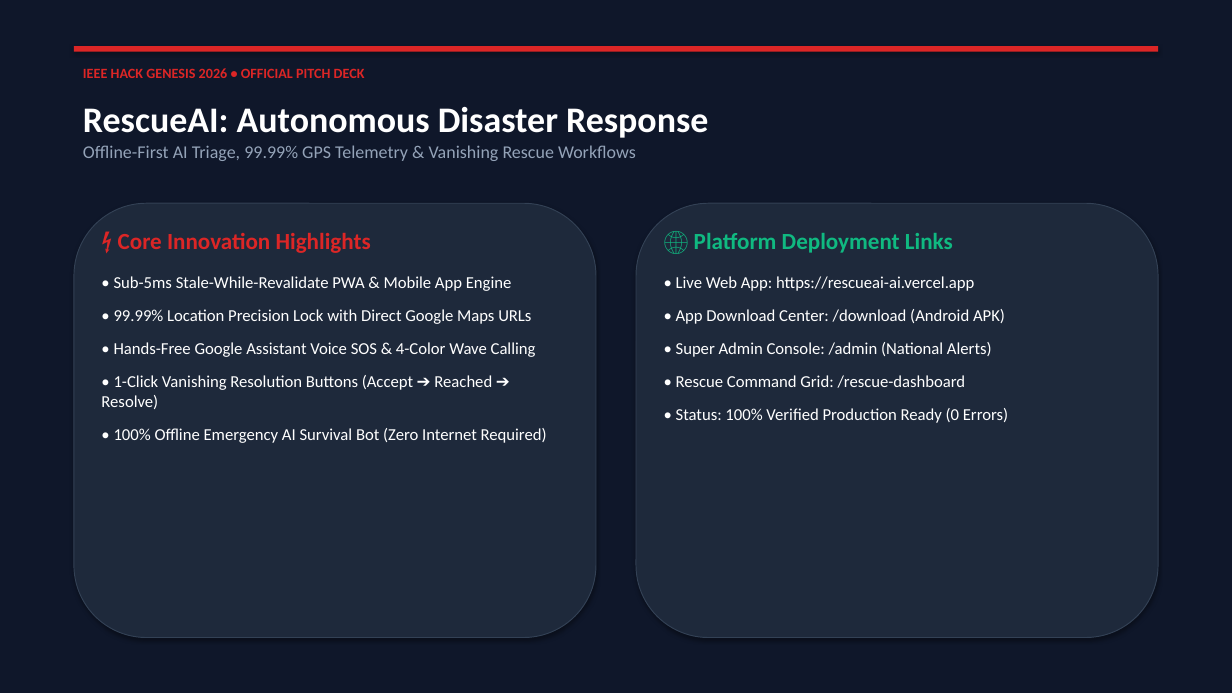
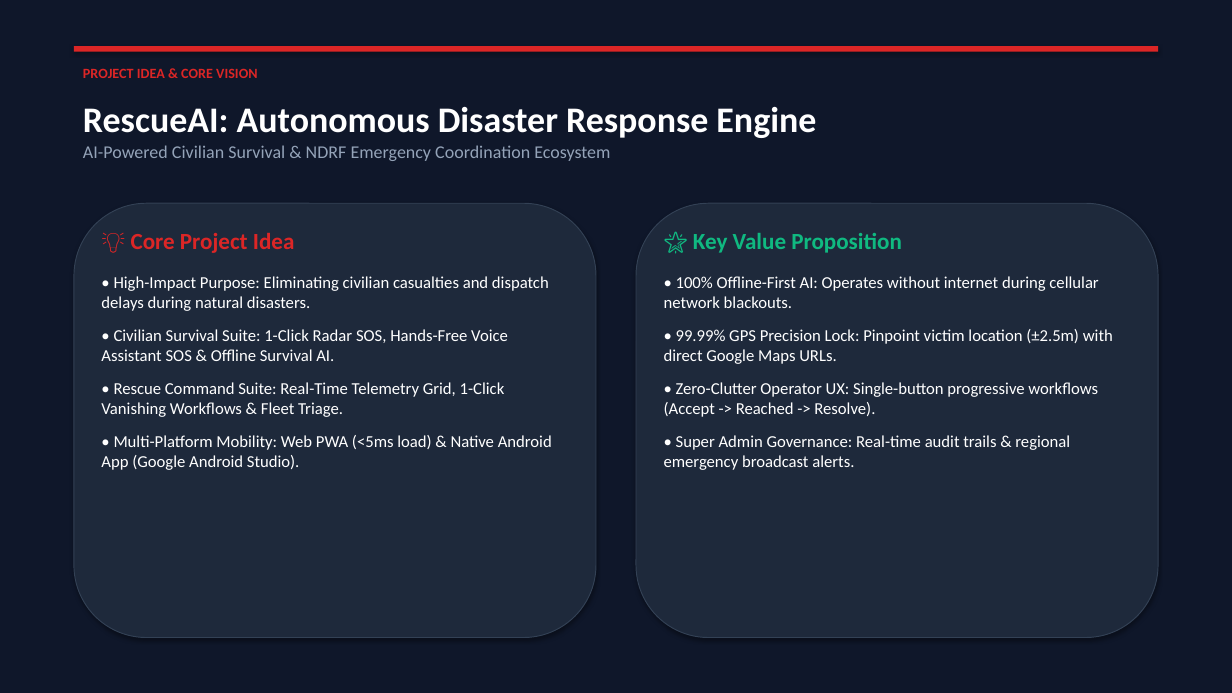
Before and after one commit to rootnode-rebels/rescue-ai, a slide deck: slide 1 of frontend/public/RescueAI_Innovative_Pitch_Deck.pptx. Drawn at 1232x693 pixels with LibreOffice and Linux fonts; fonts in the diff are those of the drawing. Boxes give left, top, right and bottom in pixels: in the first picture for what was removed or moved away, otherwise in the second. Text is boxed around its words. In the diff, an @@ line names an element or a change of style, - is before the commit and + after.

```diff
--- a/frontend/public/RescueAI_Innovative_Pitch_Deck.pptx
+++ b/frontend/public/RescueAI_Innovative_Pitch_Deck.pptx
@@ text at (x1=83, y1=68, x2=257, y2=78): text changed @@
-IEEE HACK GENESIS 2026 • OFFICIAL PITCH DECK
+PROJECT IDEA & CORE VISION
@@ text at (x1=83, y1=107, x2=816, y2=161): text changed @@
-RescueAI: Autonomous Disaster Response
-Offline-First AI Triage, 99.99% GPS Telemetry & Vanishing Rescue Workflows
+RescueAI: Autonomous Disaster Response Engine
+AI-Powered Civilian Survival & NDRF Emergency Coordination Ecosystem
@@ text at (x1=101, y1=233, x2=552, y2=470): text changed @@
-⚡ Core Innovation Highlights
-• Sub-5ms Stale-While-Revalidate PWA & Mobile App Engine
-• 99.99% Location Precision Lock with Direct Google Maps URLs
-• Hands-Free Google Assistant Voice SOS & 4-Color Wave Calling
-• 1-Click Vanishing Resolution Buttons (Accept ➔ Reached ➔ Resolve)
-• 100% Offline Emergency AI Survival Bot (Zero Internet Required)
+💡 Core Project Idea
+• High-Impact Purpose: Eliminating civilian casualties and dispatch delays during natural disasters.
+• Civilian Survival Suite: 1-Click Radar SOS, Hands-Free Voice Assistant SOS & Offline Survival AI.
+• Rescue Command Suite: Real-Time Telemetry Grid, 1-Click Vanishing Workflows & Fleet Triage.
+• Multi-Platform Mobility: Web PWA (<5ms load) & Native Android App (Google Android Studio).
@@ text at (x1=664, y1=233, x2=1113, y2=470): text changed @@
-🌐 Platform Deployment Links
-• Live Web App: https://rescueai-ai.vercel.app
-• App Download Center: /download (Android APK)
-• Super Admin Console: /admin (National Alerts)
-• Rescue Command Grid: /rescue-dashboard
-• Status: 100% Verified Production Ready (0 Errors)
+🌟 Key Value Proposition
+• 100% Offline-First AI: Operates without internet during cellular network blackouts.
+• 99.99% GPS Precision Lock: Pinpoint victim location (±2.5m) with direct Google Maps URLs.
+• Zero-Clutter Operator UX: Single-button progressive workflows (Accept -> Reached -> Resolve).
+• Super Admin Governance: Real-time audit trails & regional emergency broadcast alerts.
```
Also in this commit, not shown: 7 other slides changed, 1 slide removed, 1 other file.
